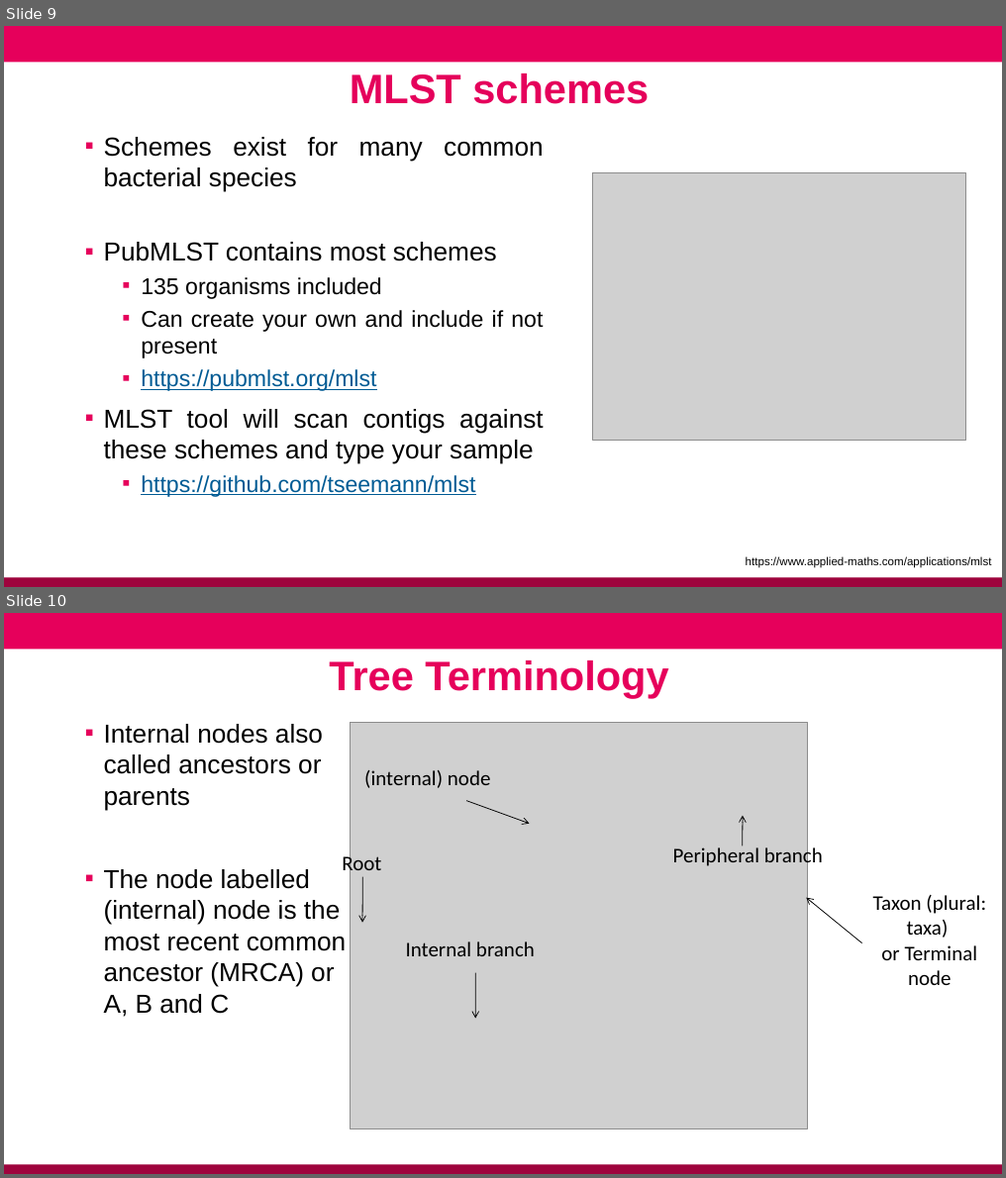
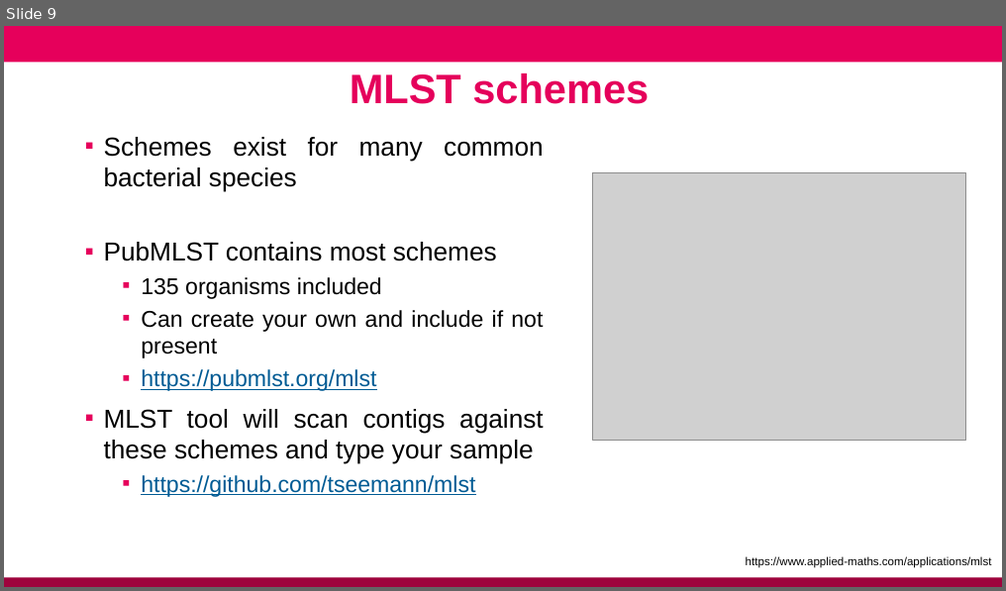
Before and after one commit to conmeehan/conmeehan.github.io, a slide deck: PathogenDataCourse/SlideSets/StrainTypingAndGenEpi.pptx. Shown one above the other, each under a label of ours: slides 9 and 10 before the commit, slide 9 after it. The pictures are 1006x1178 and 1006x591 pixels, drawn with LibreOffice and Linux fonts; fonts in the diff are those of the drawing; grey boxes stand for pictures; background and template pictures are left out. Boxes give left, top, right and bottom in pixels: in the first picture for what was removed or moved away, otherwise in the second. Text is boxed around its words. In the diff, an @@ line names an element or a change of style, - is before the commit and + after.

```diff
--- a/PathogenDataCourse/SlideSets/StrainTypingAndGenEpi.pptx
+++ b/PathogenDataCourse/SlideSets/StrainTypingAndGenEpi.pptx
@@ slide 10 removed at (x1=4, y1=613, x2=1002, y2=1174), background #FFFFFF; not listed: 2 template elements that a slide beside it also shows @@
@@ text removed at (x1=329, y1=661, x2=668, y2=698) @@
-Tree Terminology
@@ text removed at (x1=104, y1=724, x2=347, y2=1017) @@
-▪ Internal nodes also called ancestors or parents
-▪ The node labelled (internal) node is the most recent common ancestor (MRCA) or A, B and C
@@ group removed at (x1=342, y1=722, x2=986, y2=1129): 5 arrows, 5 texts, 1 picture @@
-Peripheral branch
-Taxon (plural: taxa)
-or Terminal node
-(internal) node
-Root
-Internal branch
```
Also in this commit, not shown: 5 slides added, 40 other slides removed, 1 other file.
